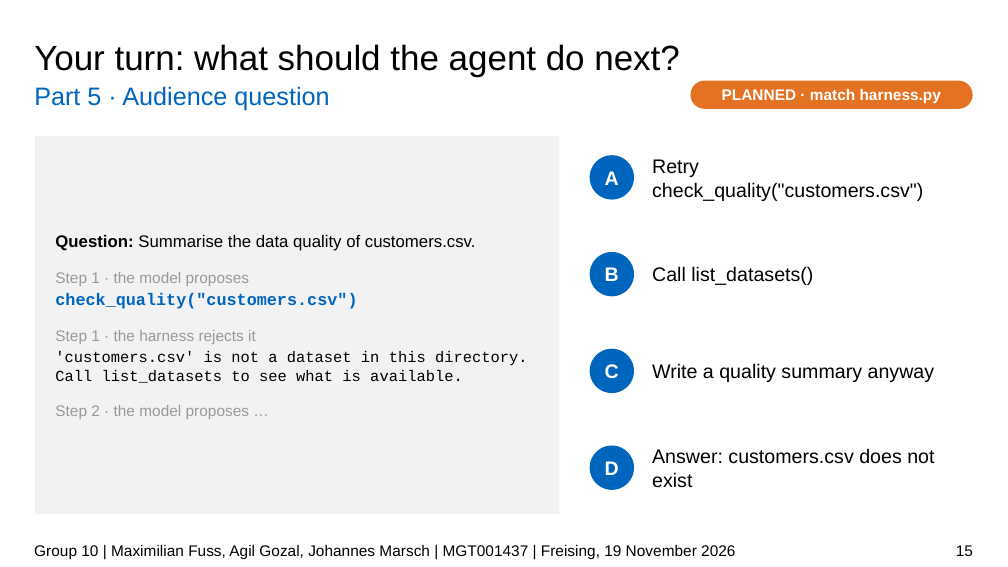
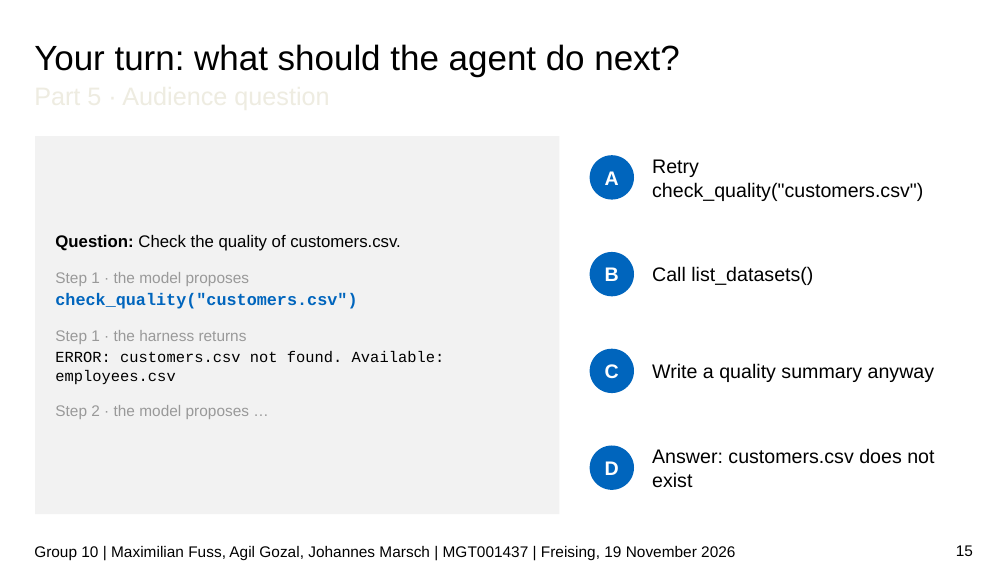
Before and after one commit to JPMarsch/Python_Group_10, a slide deck: slide 15 of presentation/G10_presentation_draft.pptx. Drawn at 1008x567 pixels with LibreOffice and Linux fonts; fonts in the diff are those of the drawing; background and template pictures are left out. Boxes give left, top, right and bottom in pixels: in the first picture for what was removed or moved away, otherwise in the second. Text is boxed around its words. In the diff, an @@ line names an element or a change of style, - is before the commit and + after.

```diff
--- a/presentation/G10_presentation_draft.pptx
+++ b/presentation/G10_presentation_draft.pptx
@@ text "Part 5 · Audience question" at box(34, 76, 973, 111): text colour #0065BD to #EEECE1 @@
@@ rounded rectangle removed at box(690, 81, 973, 109) @@
-PLANNED · match harness.py
@@ text in rectangle at box(55, 235, 401, 251): text changed @@
-Question: Summarise the data quality of customers.csv.
+Question: Check the quality of customers.csv.
@@ text in rectangle at box(55, 330, 445, 384): text changed @@
-Step 1 · the harness rejects it
-'customers.csv' is not a dataset in this directory. Call list_datasets to see what is available.
+Step 1 · the harness returns
+ERROR: customers.csv not found. Available: employees.csv
```
Also in this commit, not shown: 15 other slides changed.
